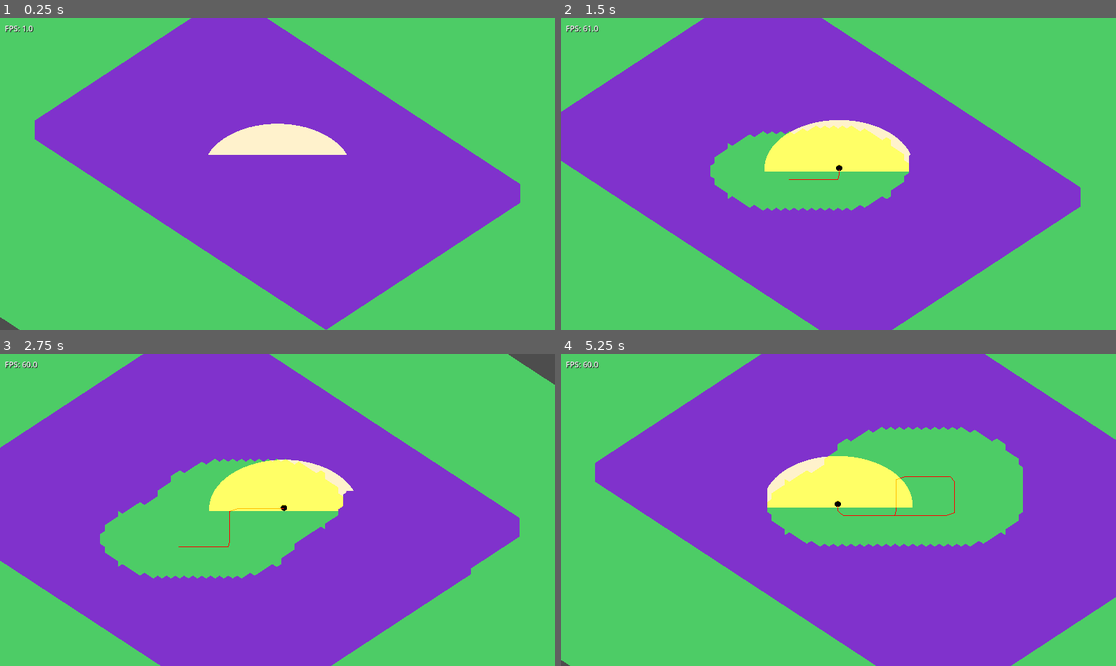
Above: before the commit, frames 1-4 (two rows, left to right).
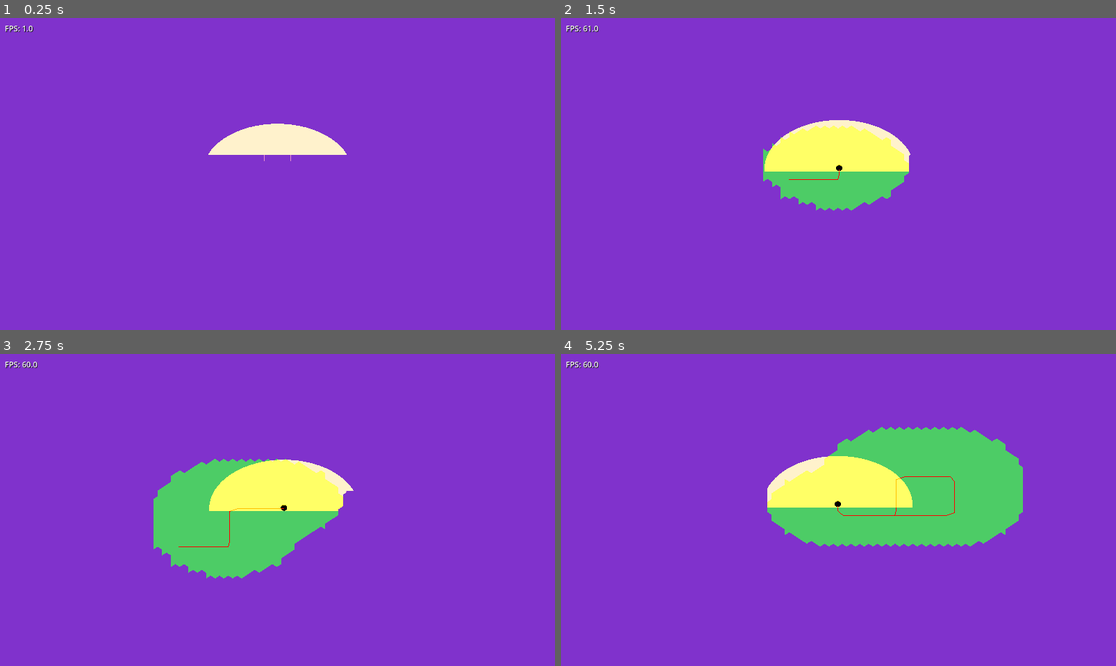
Above: after the commit, the same moments.

Repository: emersonh16/dastardlyfuck
Game: Godot game, scene res://scenes/test/test_miasma.tscn
Same seed, same stepped clock (60 frames per second), same inputs: the game is played once before the commit and once after it.
Inputs:
- Up to frame 1 (0.25 s): no input
- Up to frame 2 (1.5 s): tap Enter at 0.5 s; hold Right (ui_right) 0.53-1.28 s; hold Down (ui_down) from 1.28 s (still down)
- Up to frame 3 (2.75 s): release Down (ui_down) at 2.03 s; hold Right (ui_right) from 2.03 s (still down)
- Up to frame 4 (5.25 s): release Right (ui_right) at 2.78 s; hold Up (ui_up) 2.78-3.53 s; hold Left (ui_left) 3.53-5.03 s; hold Down (ui_down) from 5.03 s (still down)

The runs differ from the first frame. In frame 1, 52% of the frame differs, in the area x 0-100%, y 0-100%; in frame 2, 45%; in frame 3, 36%; in frame 4, 32%.

Commit message:
we did it

Diff:
--- a/scripts/managers/miasma_manager.gd
+++ b/scripts/managers/miasma_manager.gd
@@ -52,9 +52,16 @@
 func initialize_miasma(player_pos: Vector3, viewport_width: float, viewport_height: float):
 	player_position = player_pos
 
-	# Calculate viewport size in tiles
-	viewport_tiles_x = int(viewport_width / MIASMA_TILE_SIZE_X) + buffer_tiles * 2
-	viewport_tiles_z = int(viewport_height / MIASMA_TILE_SIZE_Z) + buffer_tiles * 2
+	# Account for isometric 45° rotation - viewport appears rotated in world space
+	# For 45° isometric, we need a square area that covers the rotated viewport
+	# Use the larger dimension to ensure full coverage in both axes
+	var max_dimension = max(viewport_width, viewport_height)
+	# For 45° rotation, multiply by sqrt(2) to ensure diagonal coverage
+	var coverage_size = max_dimension * 1.414  # sqrt(2) ≈ 1.414
+
+	# Calculate viewport size in tiles (square area to cover rotated viewport)
+	viewport_tiles_x = int(coverage_size / MIASMA_TILE_SIZE_X) + buffer_tiles * 2
+	viewport_tiles_z = int(coverage_size / MIASMA_TILE_SIZE_Z) + buffer_tiles * 2
 
 	# Fill area with blocks (for testing)
 	fill_area_around_player()
@@ -74,9 +81,16 @@
 	var added = 0
 	# Fill every tile (no gaps) - completely fill the space
 	# IMPORTANT: Only fill NEW areas, never refill cleared areas
+	# Rotate 45° to match isometric viewport: transform (x,z) -> (x-z, x+z) / sqrt(2)
 	for x in range(-half_x, half_x):
 		for z in range(-half_z, half_z):
-			var tile_pos = Vector3i(center_tile_x + x, center_tile_z + z, 0)
+			# Rotate coordinates 45° to match isometric viewport orientation
+			# For 45° rotation: new_x = (x - z) / sqrt(2), new_z = (x + z) / sqrt(2)
+			# But we're working in tile space, so we can use integer approximation
+			var rotated_x = x - z
+			var rotated_z = x + z
+
+			var tile_pos = Vector3i(center_tile_x + rotated_x, center_tile_z + rotated_z, 0)
 			# Only add if not already present AND not cleared
 			# Cleared tiles should never regrow
 			if not blocks.has(tile_pos) and not cleared_tiles.has(tile_pos):
